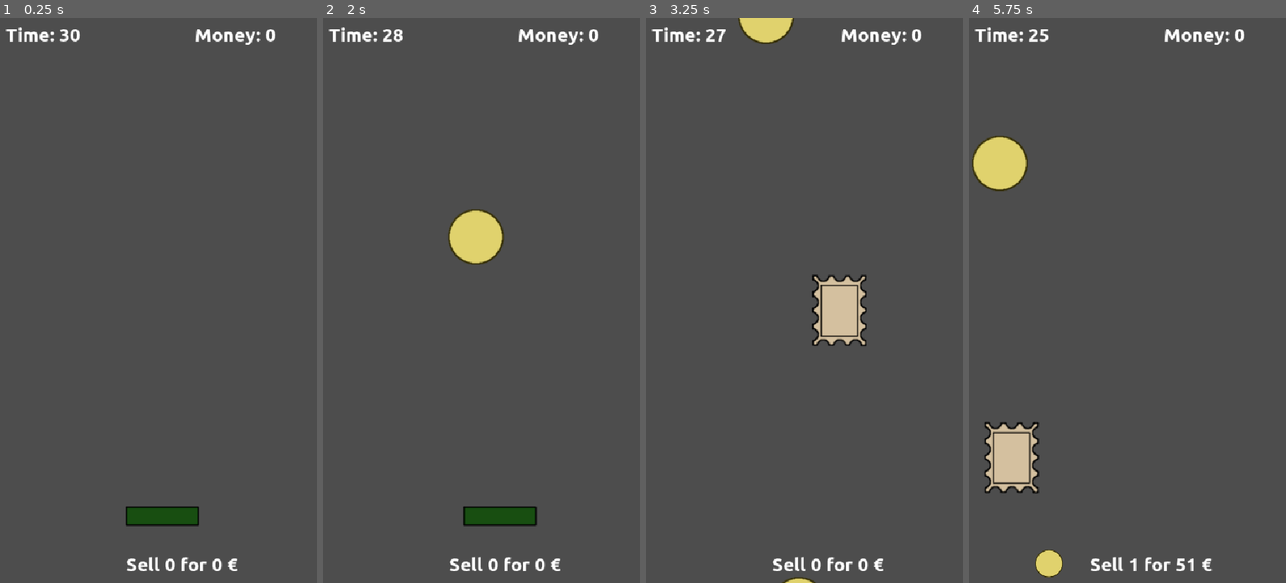
Above: before the commit, frames 1-4 (left to right).
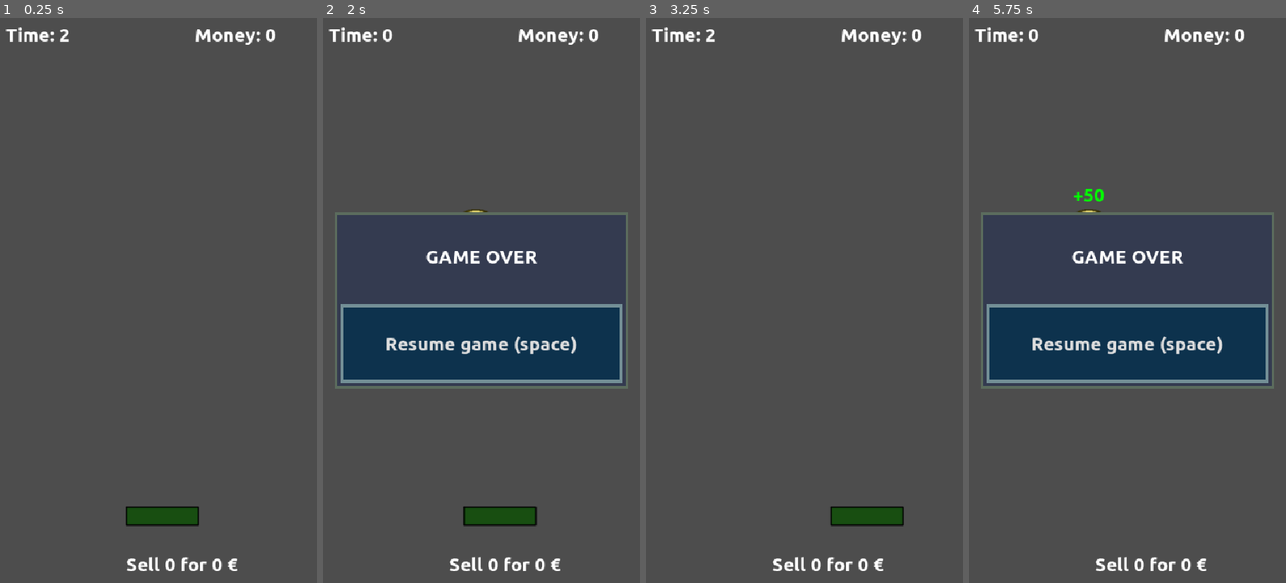
Above: after the commit, the same moments.

Repository: moisesjbc/la-kolektanto
Game: Godot game, scene res://gameplay/main/main.tscn
The game is run twice, just before and just after one commit, with the same random seed, the same clock (stepped at 60 frames per second) and the same inputs.
Inputs:
- Up to frame 1 (0.25 s): no input
- Up to frame 2 (2 s): tap Enter at 0.5 s; hold Right (ui_right) 0.53-1.28 s; tap Space at 0.77, 1.52 s; hold Left (ui_left) from 1.28 s (still down)
- Up to frame 3 (3.25 s): release Left (ui_left) at 2.03 s; hold Right (ui_right) from 2.03 s (still down); tap Space at 3.02 s
- Up to frame 4 (5.75 s): release Right (ui_right) at 3.53 s; hold Left (ui_left) from 3.53 s (still down); tap Space at 3.77, 4.52 s

The runs differ from the first frame. In frame 1, less than 0.1% of the frame differs, in the area x 18-26%, y 2-5%; in frame 2, 29%; in frame 3, 3.4%; in frame 4, 33%, in the area x 0-97%, y 2-99%.

Commit message:
Add styles to game over GUI

Diff:
--- a/godot-project/gameplay/gui/game_over/game_over.tscn
+++ b/godot-project/gameplay/gui/game_over/game_over.tscn
@@ -1,7 +1,8 @@
-[gd_scene load_steps=4 format=3 uid="uid://3darbcdj8rf"]
+[gd_scene load_steps=5 format=3 uid="uid://3darbcdj8rf"]
 
 [ext_resource type="Script" uid="uid://ds0gj64jrh0nw" path="res://gameplay/gui/game_over/game_over.gd" id="1_ypi5f"]
 [ext_resource type="FontFile" uid="uid://cjqm33jfi3sjh" path="res://fonts/Ubuntu-B.ttf" id="2_54slk"]
+[ext_resource type="PackedScene" uid="uid://bd40777jxmmm6" path="res://gui/panel/panel.tscn" id="2_dlc4o"]
 [ext_resource type="PackedScene" uid="uid://empygty13skr" path="res://gui/button/button.tscn" id="3_tj21e"]
 
 [node name="game_over" type="Control"]
@@ -22,8 +23,8 @@
 grow_horizontal = 2
 grow_vertical = 2
 
-[node name="panel" type="Panel" parent="center_container"]
-custom_minimum_size = Vector2(500, 250)
+[node name="panel" parent="center_container" instance=ExtResource("2_dlc4o")]
+custom_minimum_size = Vector2(500, 300)
 layout_mode = 2
 
 [node name="margin_container" type="MarginContainer" parent="center_container/panel"]
@@ -33,10 +34,10 @@
 anchor_bottom = 1.0
 grow_horizontal = 2
 grow_vertical = 2
-theme_override_constants/margin_left = 5
-theme_override_constants/margin_top = 5
-theme_override_constants/margin_right = 5
-theme_override_constants/margin_bottom = 5
+theme_override_constants/margin_left = 10
+theme_override_constants/margin_top = 10
+theme_override_constants/margin_right = 10
+theme_override_constants/margin_bottom = 10
 
 [node name="vbox_container" type="VBoxContainer" parent="center_container/panel/margin_container"]
 layout_mode = 2
--- a/godot-project/gameplay/main/main.gd
+++ b/godot-project/gameplay/main/main.gd
@@ -3,7 +3,7 @@
 signal time_elapsed(seconds_left: int)
 signal game_over
 
-var seconds_left: int = 30
+var seconds_left: int = 2
 
 
 func _on_countdown_timer_timeout() -> void:
--- a/godot-project/gui/button/button.tscn
+++ b/godot-project/gui/button/button.tscn
@@ -1,6 +1,30 @@
-[gd_scene load_steps=2 format=3 uid="uid://empygty13skr"]
+[gd_scene load_steps=5 format=3 uid="uid://empygty13skr"]
 
 [ext_resource type="FontFile" uid="uid://cjqm33jfi3sjh" path="res://fonts/Ubuntu-B.ttf" id="1_q5wpd"]
+
+[sub_resource type="StyleBoxFlat" id="StyleBoxFlat_q5wpd"]
+bg_color = Color(0.050980393, 0.19607843, 0.3019608, 1)
+border_width_left = 5
+border_width_top = 5
+border_width_right = 5
+border_width_bottom = 5
+border_color = Color(0.45135164, 0.55908364, 0.5896272, 1)
+
+[sub_resource type="StyleBoxFlat" id="StyleBoxFlat_urwxp"]
+bg_color = Color(0.19402066, 0.39122158, 0.5553793, 1)
+border_width_left = 5
+border_width_top = 5
+border_width_right = 5
+border_width_bottom = 5
+border_color = Color(0.6388387, 0.7426201, 0.7677741, 1)
+
+[sub_resource type="StyleBoxFlat" id="StyleBoxFlat_c3nm8"]
+bg_color = Color(0.14218068, 0.30225503, 0.4350246, 1)
+border_width_left = 5
+border_width_top = 5
+border_width_right = 5
+border_width_bottom = 5
+border_color = Color(0.54608965, 0.6569007, 0.6847096, 1)
 
 [node name="button" type="Button"]
 custom_minimum_size = Vector2(400, 50)
@@ -8,3 +32,6 @@
 offset_bottom = 8.0
 theme_override_fonts/font = ExtResource("1_q5wpd")
 theme_override_font_sizes/font_size = 32
+theme_override_styles/normal = SubResource("StyleBoxFlat_q5wpd")
+theme_override_styles/pressed = SubResource("StyleBoxFlat_urwxp")
+theme_override_styles/hover = SubResource("StyleBoxFlat_c3nm8")
--- /dev/null
+++ b/godot-project/gui/panel/panel.tscn
@@ -0,0 +1,14 @@
+[gd_scene load_steps=2 format=3 uid="uid://bd40777jxmmm6"]
+
+[sub_resource type="StyleBoxFlat" id="StyleBoxFlat_6wsbw"]
+bg_color = Color(0.2024506, 0.23126349, 0.3152902, 1)
+border_width_left = 5
+border_width_top = 5
+border_width_right = 5
+border_width_bottom = 5
+border_color = Color(0.35686275, 0.42352942, 0.3647059, 1)
+
+[node name="panel" type="Panel"]
+offset_right = 346.0
+offset_bottom = 205.0
+theme_override_styles/panel = SubResource("StyleBoxFlat_6wsbw")
